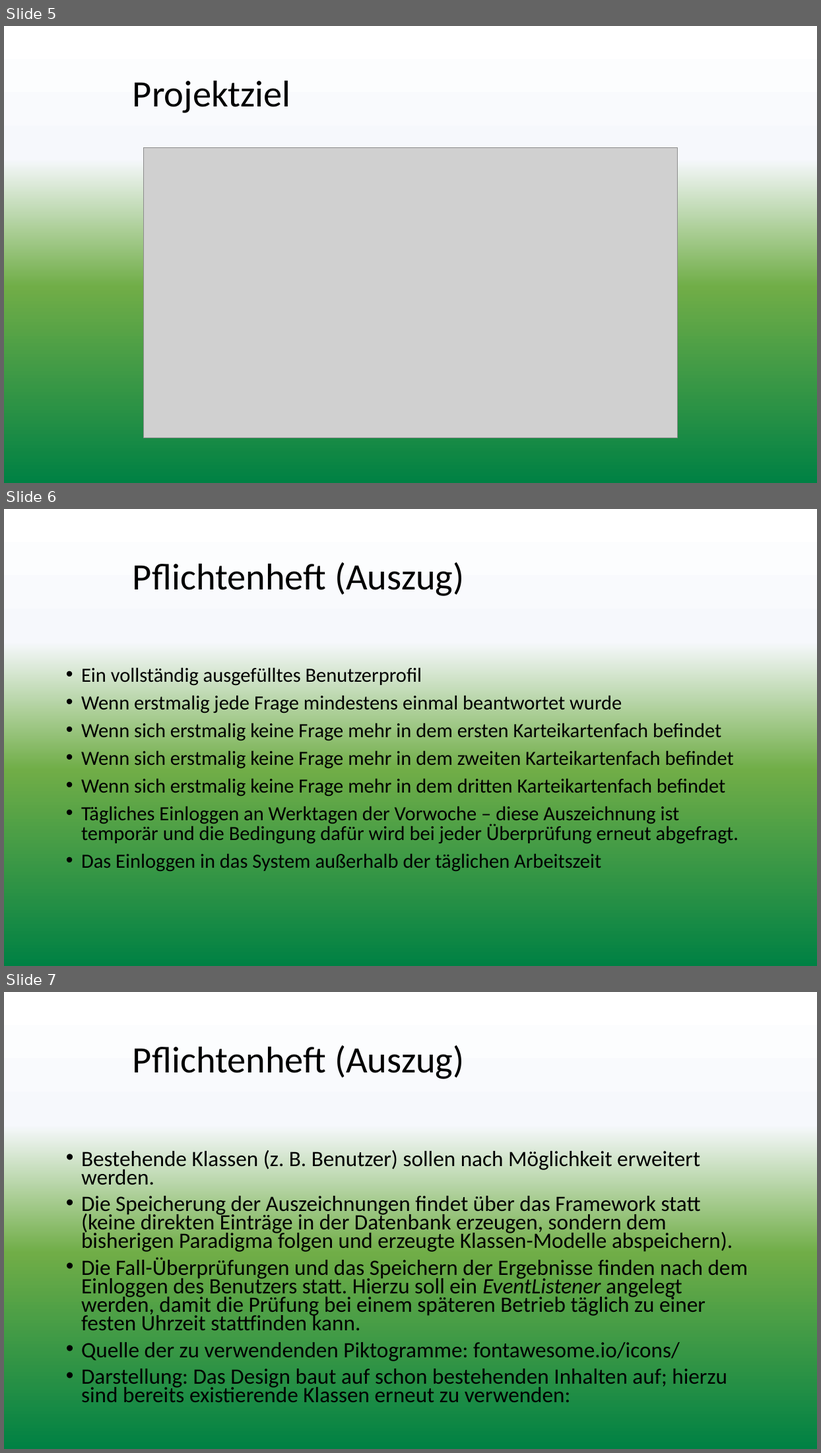
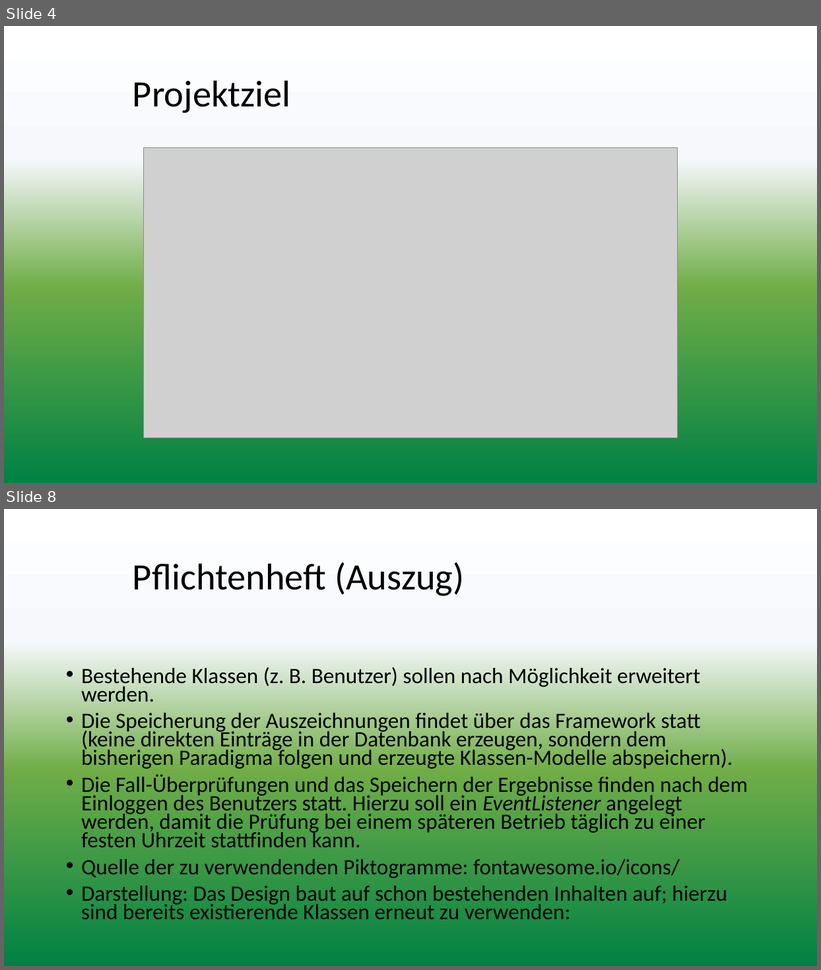
Before and after one commit to hgreis/IHK, a slide deck: presentation/Präsentation.pptx. Shown one above the other, each under a label of ours: slides 5, 6 and 7 before the commit, slides 4 and 8 after it; the slides between them are not shown. The pictures are 821x1453 and 821x970 pixels, drawn with LibreOffice and Linux fonts; fonts in the diff are those of the drawing; grey boxes stand for pictures; background and template pictures are left out. Boxes give left, top, right and bottom in pixels: in the first picture for what was removed or moved away, otherwise in the second. Text is boxed around its words. In the diff, an @@ line names an element or a change of style, - is before the commit and + after.

```diff
--- a/presentation/Präsentation.pptx
+++ b/presentation/Präsentation.pptx
@@ slide 6 removed at [4,509,817,966], background gradient #FFFFFF to #F6F8FC to #70AD47 to #008144 to #018243 @@
@@ title removed at [133,562,464,596] @@
-Pflichtenheft (Auszug)
@@ text removed at [81,667,739,871] @@
-• Ein vollständig ausgefülltes Benutzerprofil
-• Wenn erstmalig jede Frage mindestens einmal beantwortet wurde
-• Wenn sich erstmalig keine Frage mehr in dem ersten Karteikartenfach befindet
-• Wenn sich erstmalig keine Frage mehr in dem zweiten Karteikartenfach befindet
-• Wenn sich erstmalig keine Frage mehr in dem dritten Karteikartenfach befindet
-• Tägliches Einloggen an Werktagen der Vorwoche – diese Auszeichnung ist temporär und die Bedingung dafür wird bei jeder Überprüfung erneut abgefragt.
-• Das Einloggen in das System außerhalb der täglichen Arbeitszeit
@@ what was slide 5 is now slide 4 @@
@@ what was slide 7 is now slide 8 @@
```
Also in this commit, not shown: 4 slides changed, 1 slide added, 14 other slides removed.
